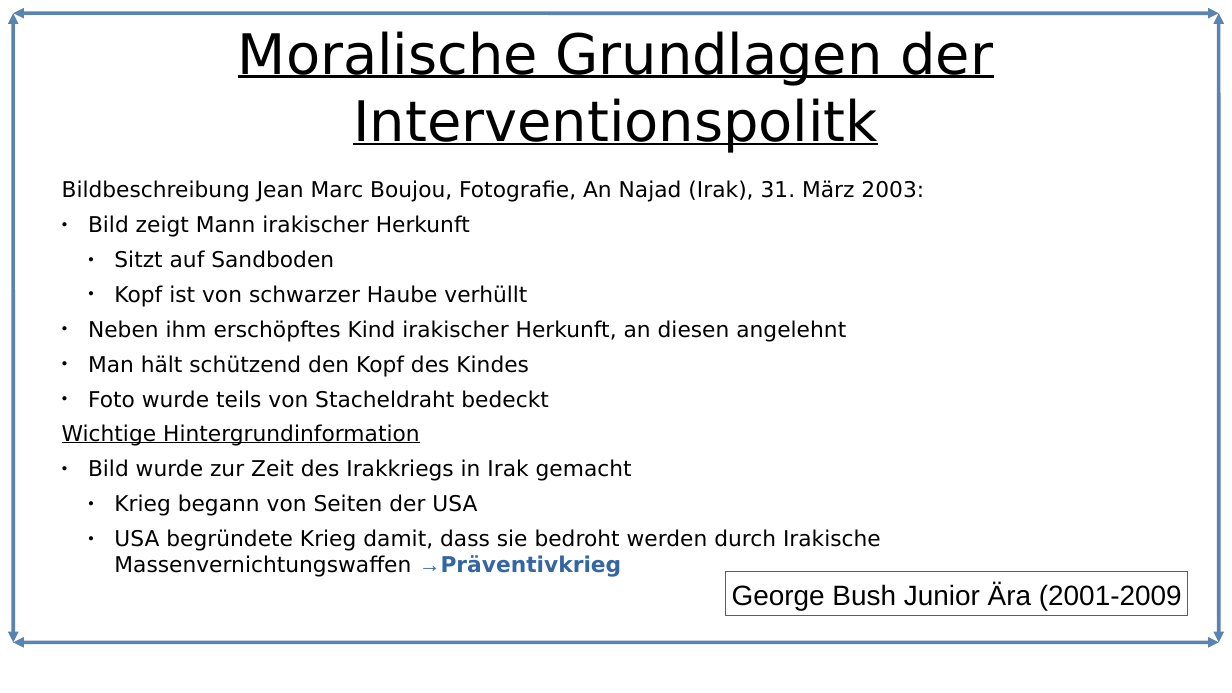
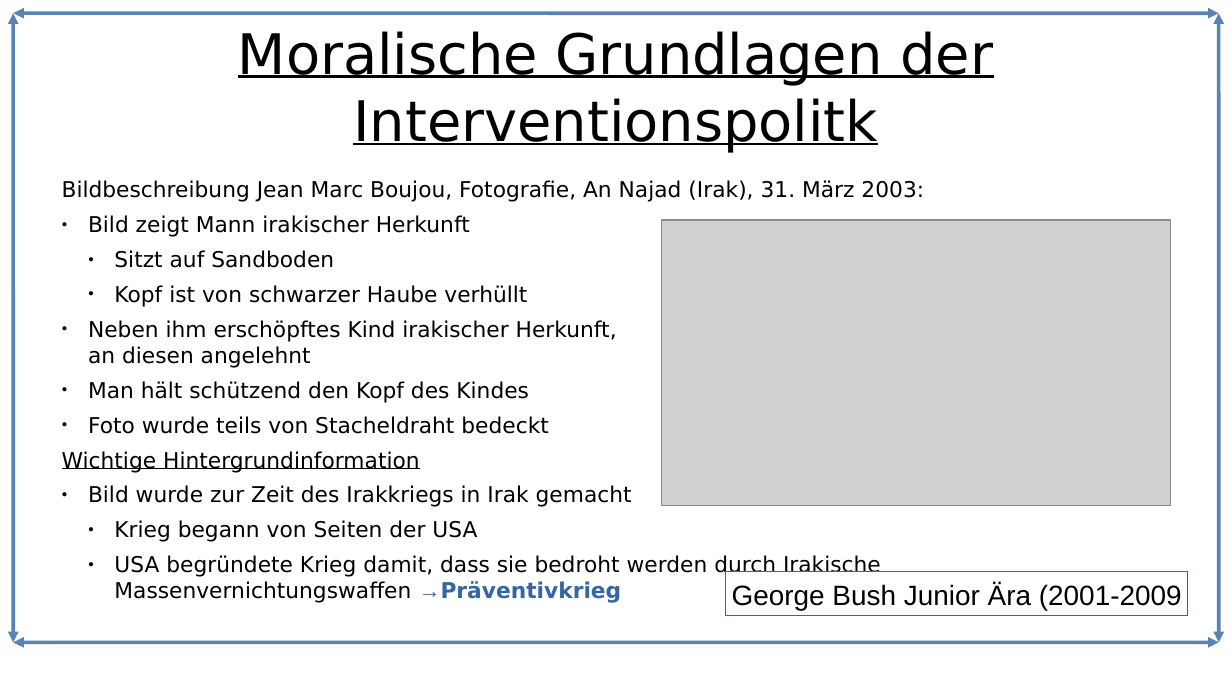
Before and after one commit to Lacrimus/Referat-Geschichte-USA-die-einzig-verbleibende-Weltmacht-, a slide deck: slide 12 of USA-die-einzig-verbleibende-Weltmacht.odp. Drawn at 1232x693 pixels with LibreOffice and Linux fonts; fonts in the diff are those of the drawing; grey boxes stand for pictures. Boxes give left, top, right and bottom in pixels: in the first picture for what was removed or moved away, otherwise in the second. Text is boxed around its words. In the diff, an @@ line names an element or a change of style, - is before the commit and + after.

```diff
--- a/USA-die-einzig-verbleibende-Weltmacht.odp
+++ b/USA-die-einzig-verbleibende-Weltmacht.odp
@@ picture added at (x1=662, y1=220, x2=1171, y2=506) @@
@@ text at (x1=88, y1=320, x2=617, y2=368): text changed @@
-● Neben ihm erschöpftes Kind irakischer Herkunft, an diesen angelehnt
+● Neben ihm erschöpftes Kind irakischer Herkunft,
+an diesen angelehnt
```
Also in this commit, not shown: 20 other files.
